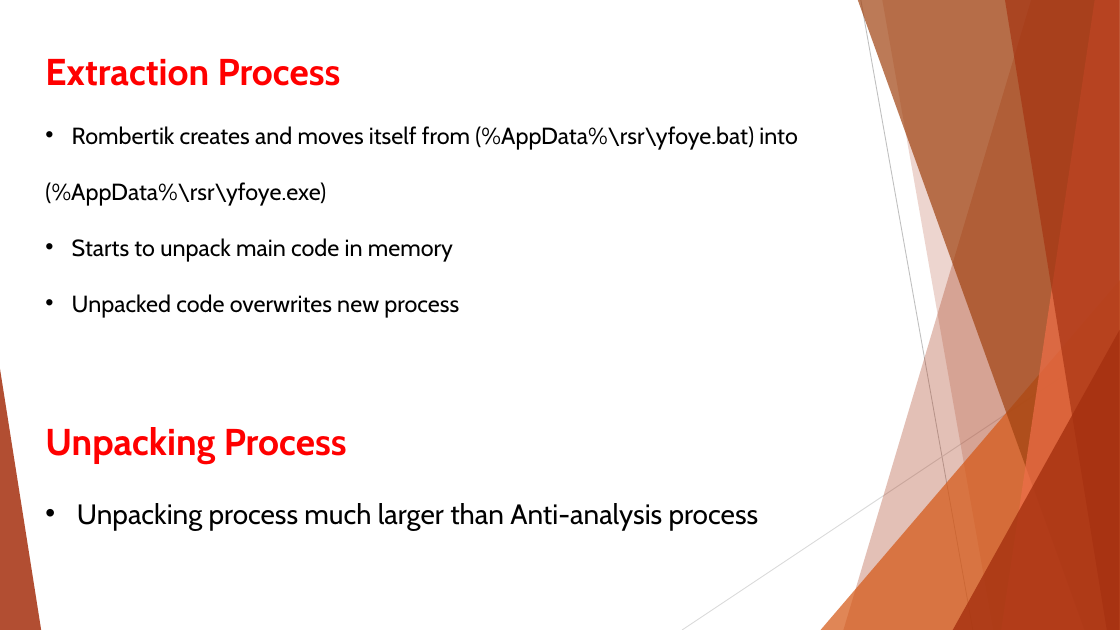
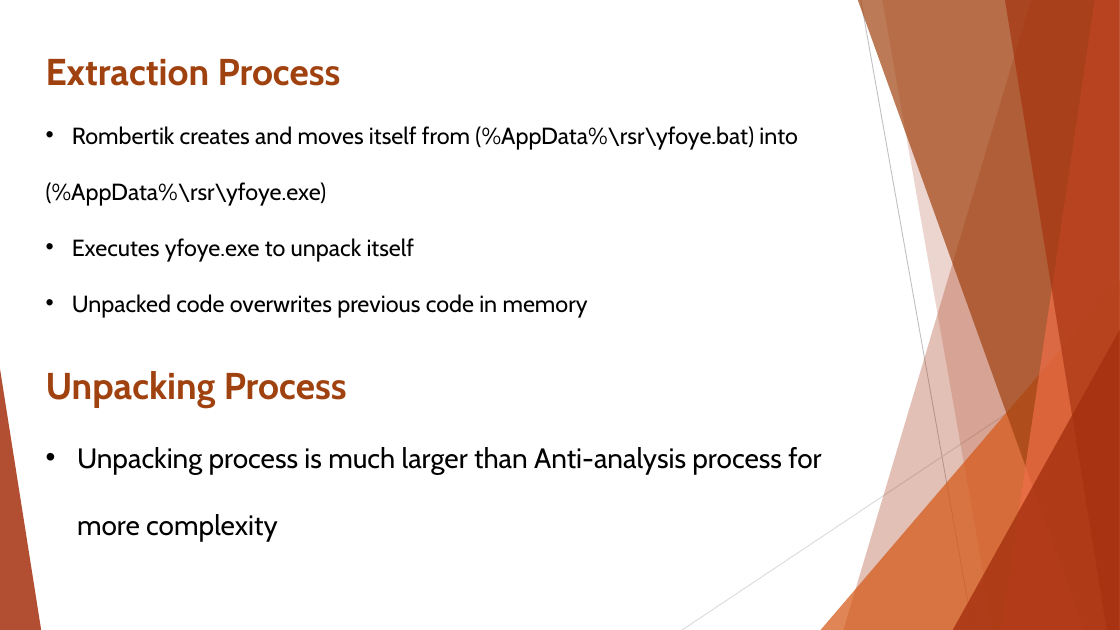
Before and after one commit to AlexMolodyh/CS363, a slide deck: slide 8 of Week10/presentation/Rombertik/Don’t mess with the Rombertik.pptx. Drawn at 1120x630 pixels with LibreOffice and Linux fonts; fonts in the diff are those of the drawing. Boxes give left, top, right and bottom in pixels: in the first picture for what was removed or moved away, otherwise in the second. Text is boxed around its words. In the diff, an @@ line names an element or a change of style, - is before the commit and + after.

Commit message:
done with presentation

```diff
--- a/Week10/presentation/Rombertik/Don’t mess with the Rombertik.pptx
+++ b/Week10/presentation/Rombertik/Don’t mess with the Rombertik.pptx
@@ text at box(46, 59, 347, 407): text colour #FF0000 to #A04210 in "Extraction Process", "Unpacking Process" @@
@@ text at box(72, 238, 588, 318): text changed @@
-• Starts to unpack main code in memory
-• Unpacked code overwrites new process
+• Executes yfoye.exe to unpack itself
+• Unpacked code overwrites previous code in memory
@@ text at box(77, 447, 821, 541): text changed @@
-• Unpacking process much larger than Anti-analysis process
+• Unpacking process is much larger than Anti-analysis process for more complexity
```
Also in this commit, not shown: 5 other slides changed, 1 slide added, 3 slides removed, 4 other files.
